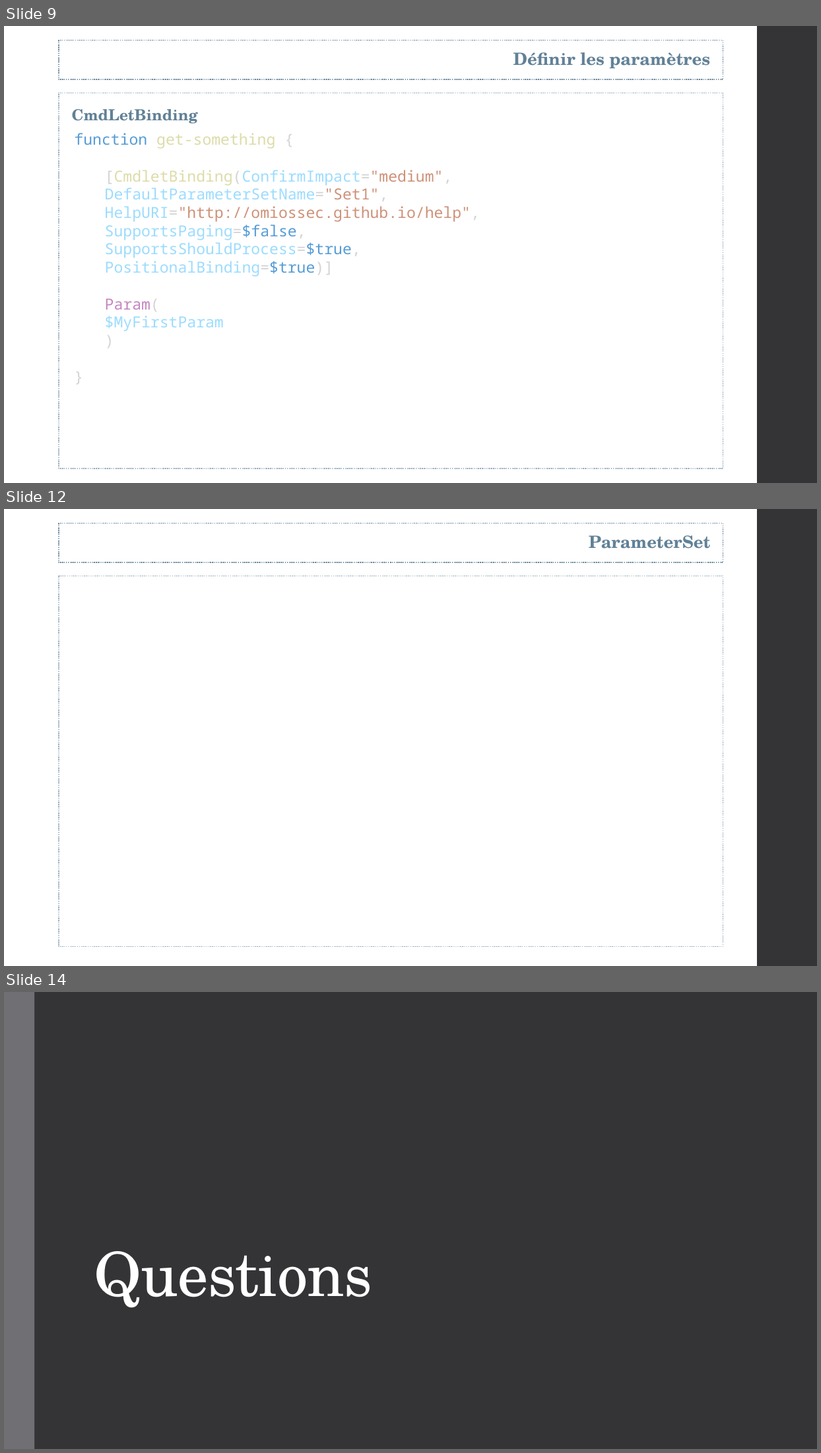
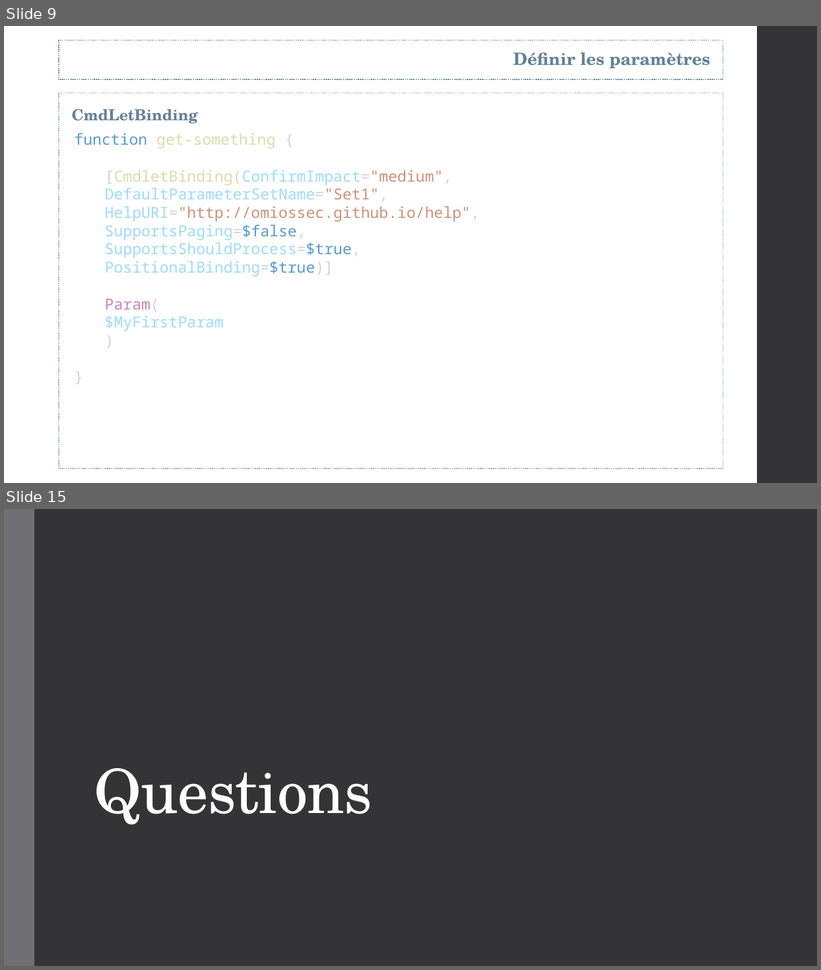
Before and after one commit to omiossec/meetup-20181122-ParamBinding, a slide deck: FRPSUG-2018-Olivier-Miossec [Enregistrement automatique].pptx. Shown one above the other, each under a label of ours: slides 9, 12 and 14 before the commit, slides 9 and 15 after it; the slides between them are not shown. The pictures are 821x1453 and 821x970 pixels, drawn with LibreOffice and Linux fonts; fonts in the diff are those of the drawing. Boxes give left, top, right and bottom in pixels: in the first picture for what was removed or moved away, otherwise in the second. Text is boxed around its words. In the diff, an @@ line names an element or a change of style, - is before the commit and + after.

```diff
--- a/FRPSUG-2018-Olivier-Miossec [Enregistrement automatique].pptx
+++ b/FRPSUG-2018-Olivier-Miossec [Enregistrement automatique].pptx
@@ slide 12 removed at (x1=4, y1=509, x2=817, y2=966), background #FFFFFF; not listed: 1 template element that a slide beside it also shows @@
@@ rectangle removed at (x1=59, y1=524, x2=723, y2=562) @@
@@ text removed at (x1=589, y1=535, x2=710, y2=549) @@
-ParameterSet
@@ rectangle removed at (x1=59, y1=576, x2=723, y2=947) @@
@@ what was slide 14 is now slide 15 @@
```
Also in this commit, not shown: 1 slide changed, 4 slides added, 2 other slides removed, 1 other file.
